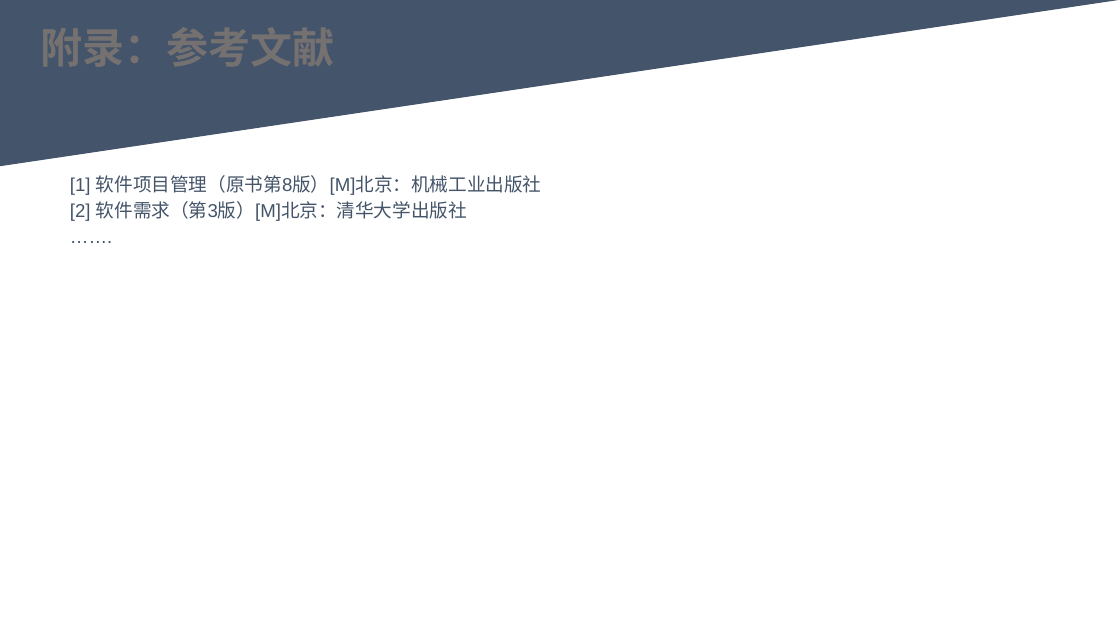
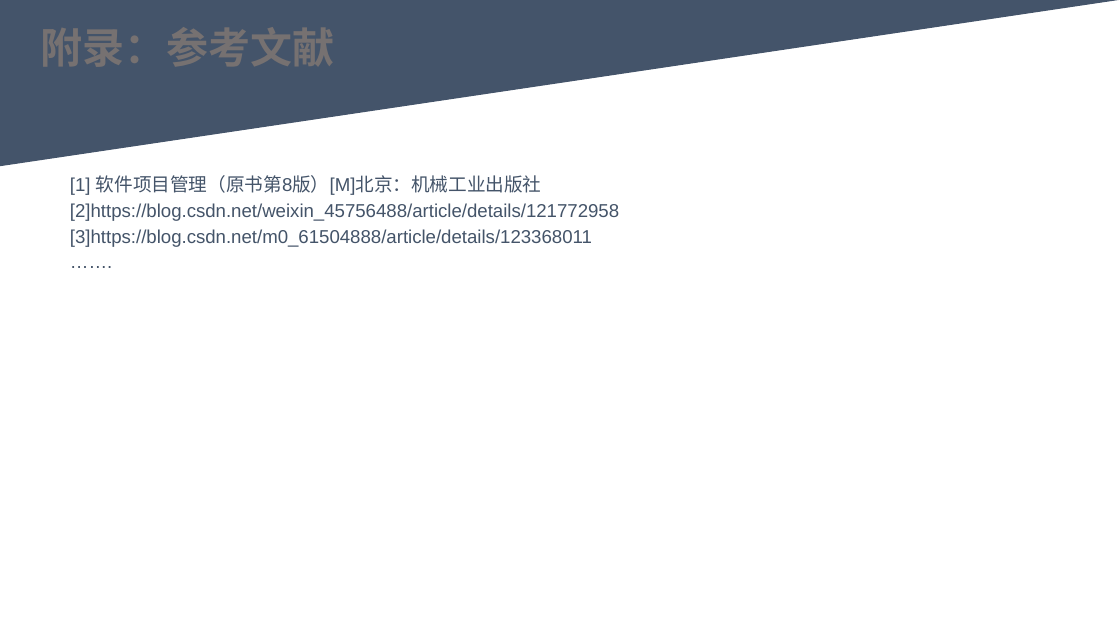
Before and after one commit to youhuyellowman/SE-2022-G06, a slide deck: slide 15 of 代码测试/代码实现PPTv0.0.1.pptx. Drawn at 1120x630 pixels with LibreOffice and Linux fonts; fonts in the diff are those of the drawing. Boxes give left, top, right and bottom in pixels: in the first picture for what was removed or moved away, otherwise in the second. Text is boxed around its words. In the diff, an @@ line names an element or a change of style, - is before the commit and + after.

```diff
--- a/代码测试/代码实现PPTv0.0.1.pptx
+++ b/代码测试/代码实现PPTv0.0.1.pptx
@@ text at <box>70,203,619,247</box>: text changed @@
-[2] 软件需求（第3版）[M]北京：清华大学出版社
+[2]https://blog.csdn.net/weixin_45756488/article/details/121772958
+[3]https://blog.csdn.net/m0_61504888/article/details/123368011
```
Also in this commit, not shown: 7 other slides changed, 6 other files.
